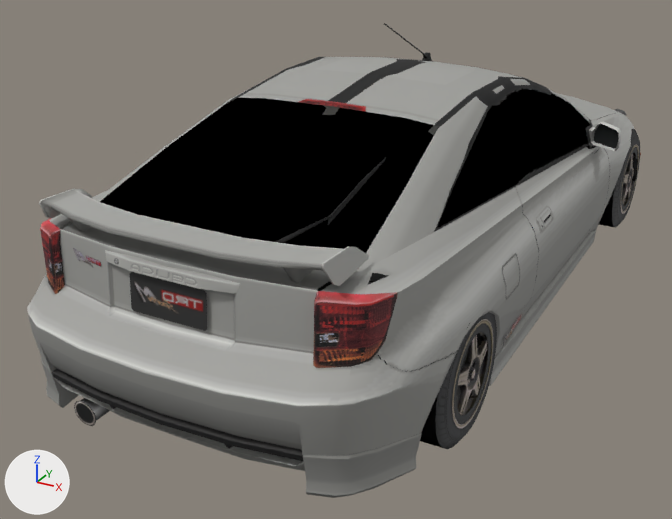
Before and after pictures for a commit that changed the glTF model dealership/public/gran-turismo-4/previews/trd_0001.glb.
Camera for both pictures: a camera (50 mm lens) standing at (1.89, -4.23, 2.11) and looking at (-0.24, -0.35, 0.17). Arrows for +X, +Y and +Z are at lower left; the lights stay in place. The picture after the commit comes second. Vertices at exactly the same position are counted once.

The first picture shows 'body', 'tire_front_left', 'tire_rear_left', 'wheel_front_left' and 1 more.
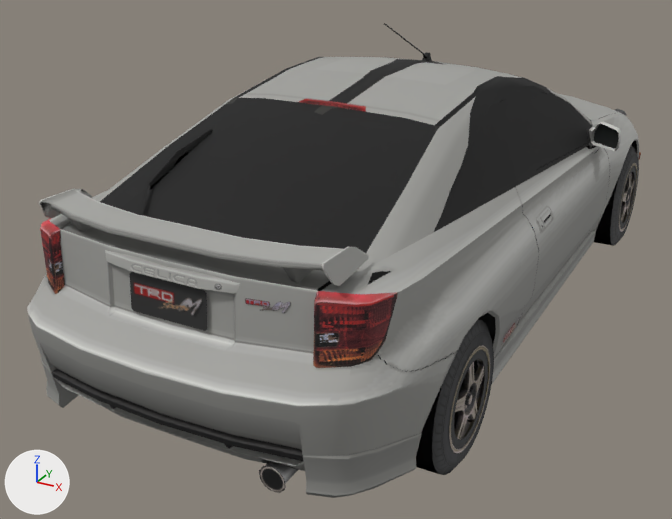
Changed parts and their boxes [x1, y1, x2, y2] in the pictures (672 x 519 px; the box of a moved part takes in the faces that stretch with it):
'tire_rear_right', moved (not visible before): after [416, 319, 494, 475]
'tire_front_right', moved (not visible before): after [594, 146, 639, 246]
part 1 of me_body, moved or reshaped: before [49, 57, 638, 470]; after [49, 57, 639, 470]
part 2 of me_body, moved or reshaped (not visible afterwards): before [457, 337, 481, 406]
part 3 of me_body, moved or reshaped: before [39, 23, 522, 498]; after [39, 23, 432, 498]
part 4 of me_body, moved or reshaped (not visible before): after [502, 314, 522, 344]

What changed in the scene script:
```text
Change me_body:
    where me_body.from_pydata(...)  # 2284 vertices, 3291 faces; spans x -0.94..0.94, y -2.14..2.18, z 0.01..1.39
    used by ob_body; location = (0.0, 0.0, 0.0)
    me_body part 1: the loose piece of 773 vertices spanning x -0.88..0.88, y -2.14..2.18, z 0.01..1.17 is mirrored in x about its middle
    me_body part 2: the loose piece of 48 vertices spanning x 0.84..0.86, y -1.44..-1.16, z 0.16..0.44 is mirrored in x about its middle, then moved by (-0.16, 2.6, -0.11)
    me_body part 3: 266 of the vertices in x -0.83..0.88, y -2.08..0.21, z 0.07..1.39 are mirrored in x about the mesh origin
    me_body part 4: 4 of 2284 vertices moved; they spanned x -0.85..-0.82, y -0.88..-0.58, z 0.14..0.28 and now span x 0.82..0.85, y -0.88..-0.58, z 0.14..0.28; mean shift (1.67, 0.0, 0.0); largest move (-0.85, -0.87, 0.28) -> (0.85, -0.87, 0.28)
Change ob_tire_front_right:
    ob_tire_front_right.location: (-0.77, -1.3, 0.3) -> (0.77, 1.3, 0.186)
Change ob_tire_rear_right:
    ob_tire_rear_right.location: (-0.765, 1.3, 0.3) -> (0.765, -1.3, 0.186)
```
